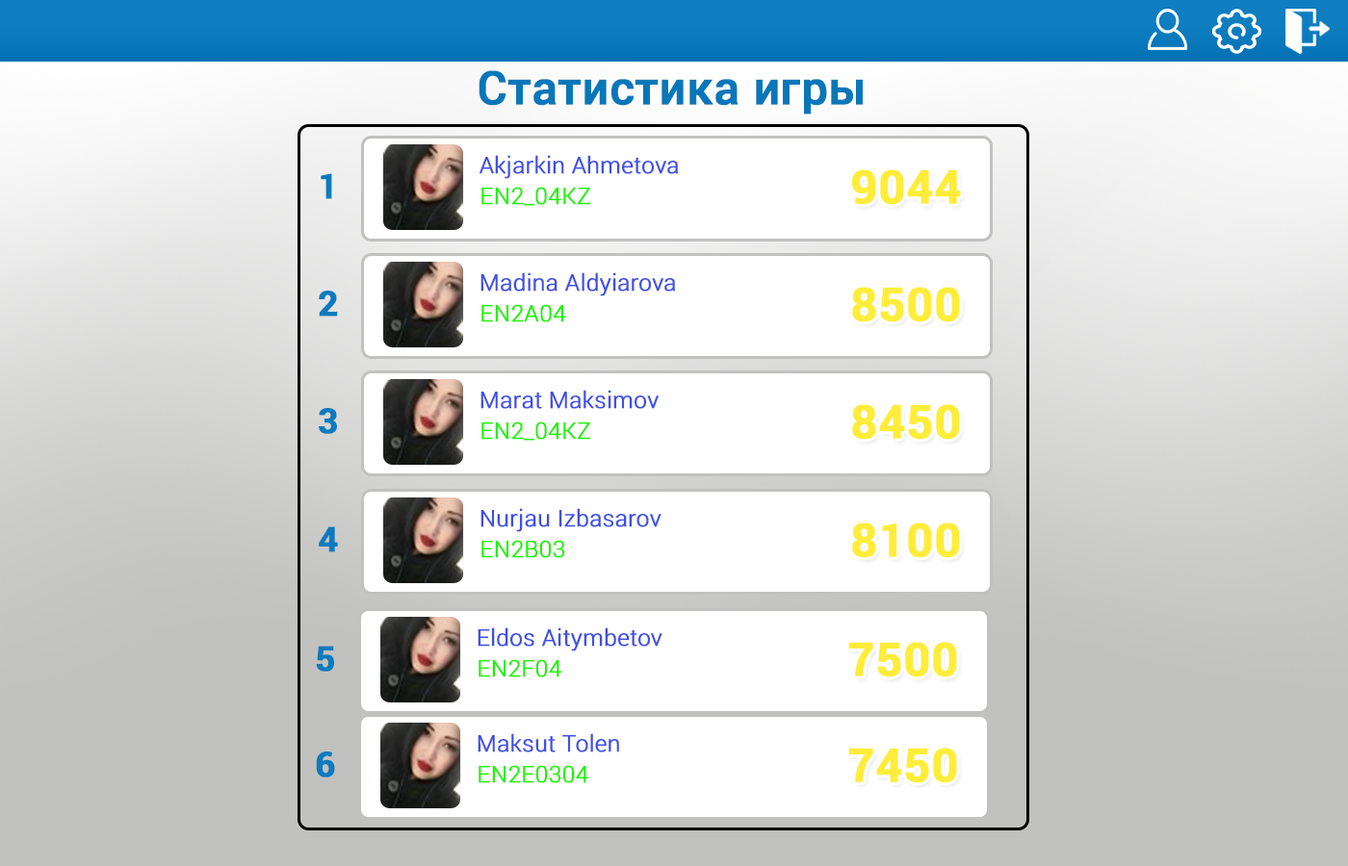
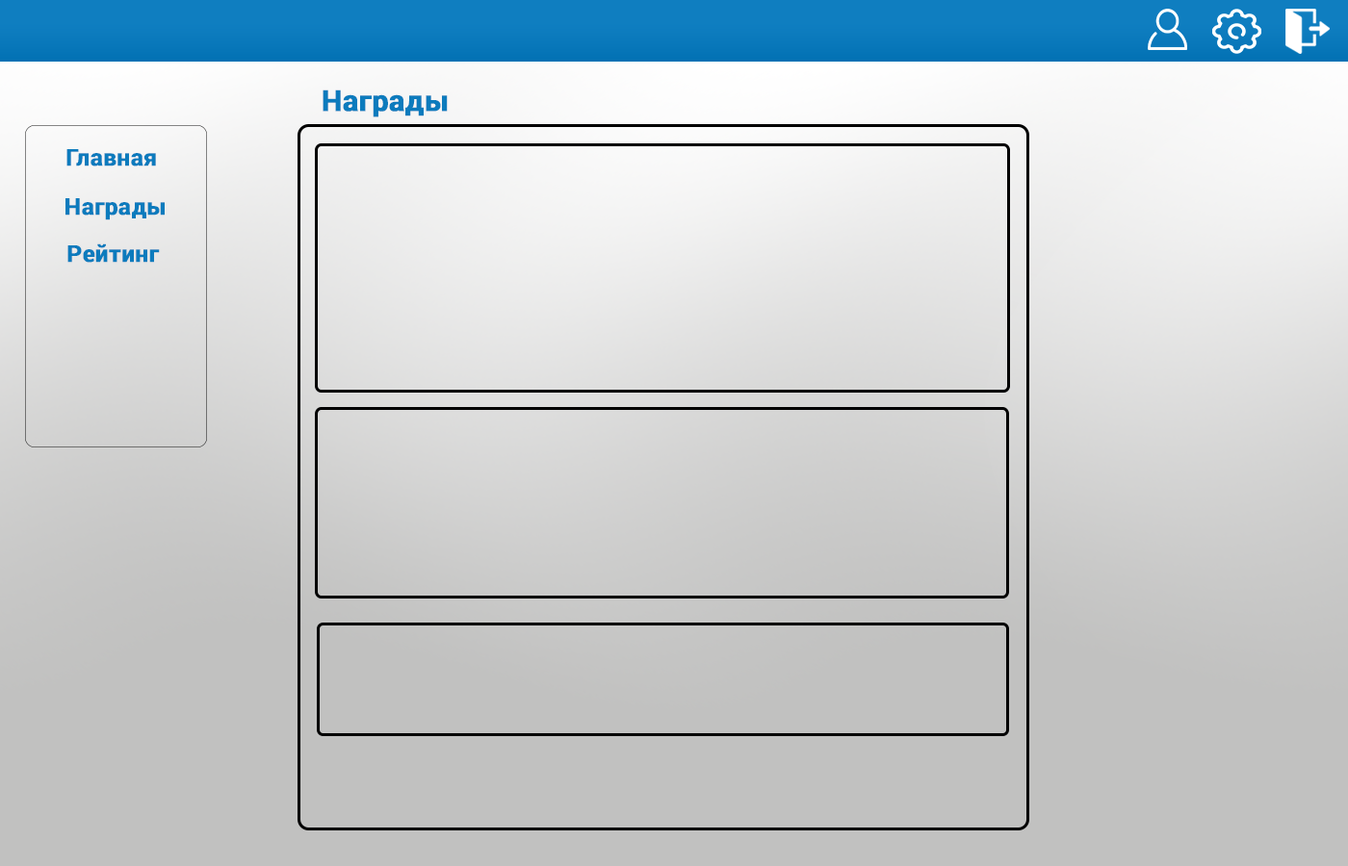
Two versions of the same layered image (1348x866). Layer-by-layer changes:
added layer "Прямоугольник, скругл. углы 6" above "Прямоугольник, скругл. углы 5" over [left=317, top=623, right=1008, bottom=736]
added layer "Прямоугольник, скругл. углы 5" above "Прямоугольник, скругл. углы 4" over [left=315, top=408, right=1008, bottom=598]
added layer "Прямоугольник, скругл. углы 4" above "Награды" over [left=315, top=144, right=1009, bottom=392]
added layer "Награды" above "Рейтинг" over [left=322, top=89, right=448, bottom=118]
added layer "Рейтинг" above "Hаграды" over [left=67, top=243, right=160, bottom=263]
added layer "Hаграды" above "Главная" over [left=65, top=198, right=165, bottom=221]
added layer "Главная" above "Бордер" over [left=66, top=149, right=156, bottom=167]
added layer "Прямоугольник, скругл. углы 3" above "Raiting" over [left=25, top=125, right=207, bottom=448]
moved "STUDENT kопировать 5" into group "Raiting" over [left=315, top=715, right=989, bottom=818]
moved "STUDENT kопировать 4" into group "Raiting" over [left=315, top=609, right=989, bottom=714]
moved "STUDENT kопировать 3" into group "Raiting" over [left=318, top=490, right=992, bottom=594]
painted on "PROFILE_PHOTO" (3rd of 6, in "Raiting" › "STUDENT kопировать 3") over [left=387, top=497, right=460, bottom=500]
moved "STUDENT kопировать 2" into group "Raiting" over [left=318, top=371, right=992, bottom=476]
painted on "PROFILE_PHOTO" (4th of 6, in "Raiting" › "STUDENT kопировать 2") over [left=387, top=379, right=460, bottom=382]
moved "STUDENT kопировать" into group "Raiting" over [left=318, top=254, right=992, bottom=359]
moved "STUDENT" into group "Raiting" over [left=320, top=136, right=992, bottom=241]
renamed "Статистика игры" to "ТОП ЛУЧШИЕ", moved it into group "Raiting", painted on it over [left=478, top=70, right=863, bottom=115]
…and 4 more changes (4 painted)
